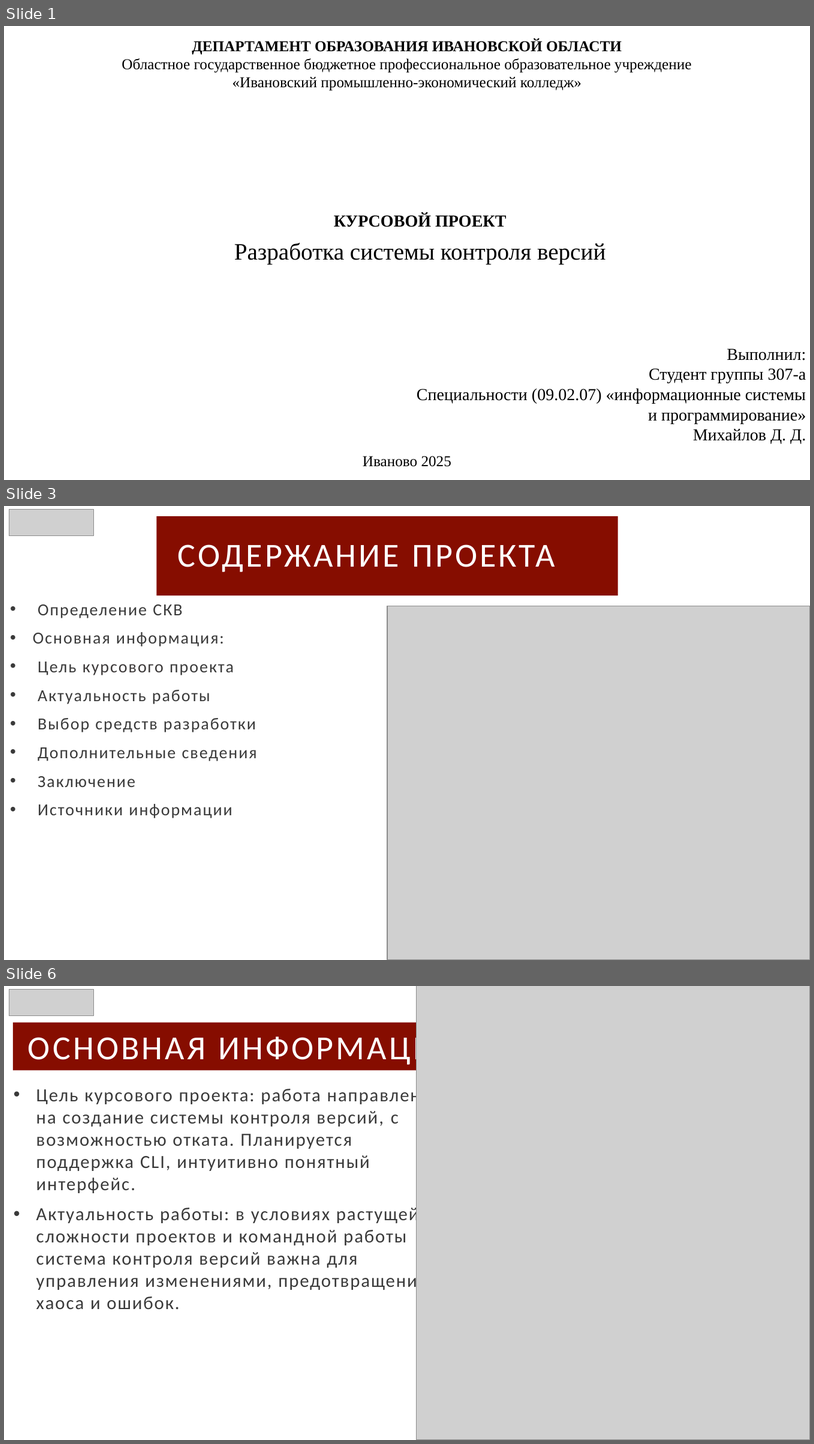
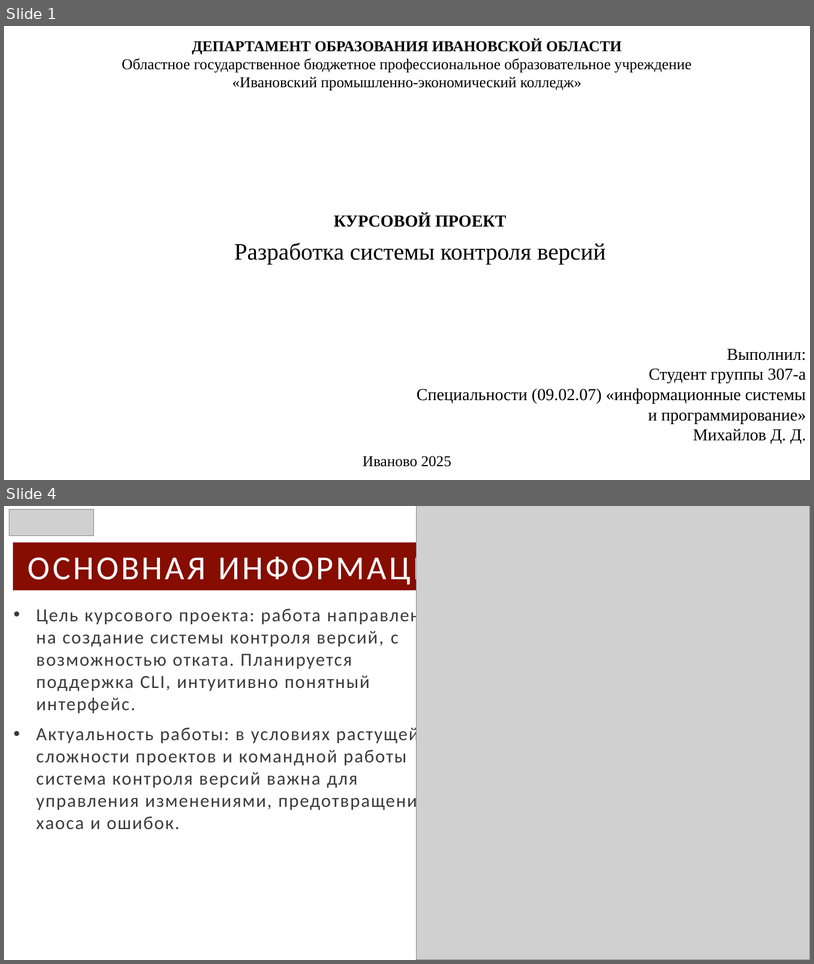
Before and after one commit to Taburet-Killer/CSV, a slide deck: CSV-presetation.pptx. Shown one above the other, each under a label of ours: slides 1, 3 and 6 before the commit, slides 1 and 4 after it; the slides between them are not shown. The pictures are 814x1444 and 814x964 pixels, drawn with LibreOffice and Linux fonts; fonts in the diff are those of the drawing; grey boxes stand for pictures. Boxes give left, top, right and bottom in pixels: in the first picture for what was removed or moved away, otherwise in the second. Text is boxed around its words. In the diff, an @@ line names an element or a change of style, - is before the commit and + after.

```diff
--- a/CSV-presetation.pptx
+++ b/CSV-presetation.pptx
@@ slide 3 removed at [4, 506, 810, 960], background #FFFFFF @@
@@ picture removed at [9, 509, 93, 535] @@
@@ title removed at [156, 516, 618, 595] @@
-СОДЕРЖАНИЕ ПРОЕКТА
@@ subtitle removed at [33, 604, 257, 818] @@
-• Определение СКВ
-• Основная информация:
-• Цель курсового проекта
-• Актуальность работы
-• Выбор средств разработки
-• Дополнительные сведения
-• Заключение
-• Источники информации
@@ picture removed at [387, 606, 810, 960] @@
@@ what was slide 6 is now slide 4 @@
```
Also in this commit, not shown: 3 slides changed, 4 other slides removed.
